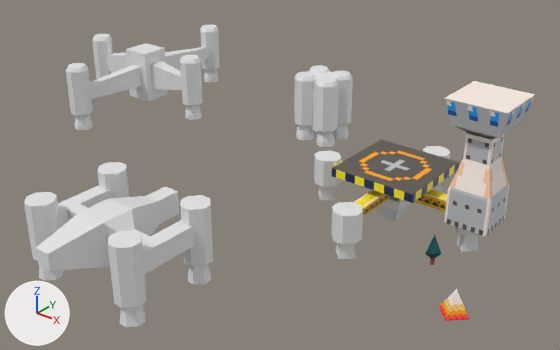
A saved change to the Blender file random.blend.
Camera for both pictures: a camera (50 mm lens) standing at (24.7, -44.0, 25.5) and looking at (-9.7, -1.0, -1.1). The lights are fixed; the arrows at lower left show +X, +Y and +Z.
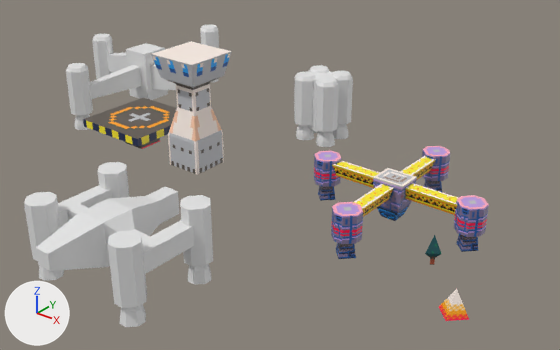
Where the change shows, as pixel boxes (x1, y1, x2, y2) in the pictures (560 x 350 px):
'landing_pad', moved: before (332, 81, 535, 236); after (83, 42, 232, 175)
'Cube.017', recoloured: (454, 195, 489, 252) in both
'Cube.020', recoloured: (331, 202, 363, 259) in both
'Cube.010', recoloured: (373, 168, 417, 221) in both
'Cube.019', recoloured: (314, 151, 341, 201) in both
'Cube.018', recoloured (white to purple): (422, 146, 450, 192) in both
'Cube.016', unchanged, uncovered by the edit: before (332, 160, 447, 212); after (332, 160, 458, 215)
'Cube.006', unchanged, covered by the edit: before (180, 55, 203, 120)

The change, as a list of edits to the scene's bpy script:
```text
Change me_cube_019:
    where me_cube_019.from_pydata(...)  # 12 vertices, 10 faces; spans x -1.21..1.21, y -1.0..1.0, z -2.14..1.0
    add me_cube_019.materials.append(mat_lander_ship)  # picture img_lander_ship
Change me_cube_022:
    where me_cube_022.from_pydata(...)  # 28 vertices, 19 faces; spans x -1.0..1.0, y -1.0..1.0, z -2.54..0.93
    add me_cube_022.materials.append(mat_lander_ship)  # picture img_lander_ship
Change ob_landing_pad:
    ob_landing_pad.location: (0.0, 0.0, 0.0) -> (-21.0, -5.0, 0.0)
```
